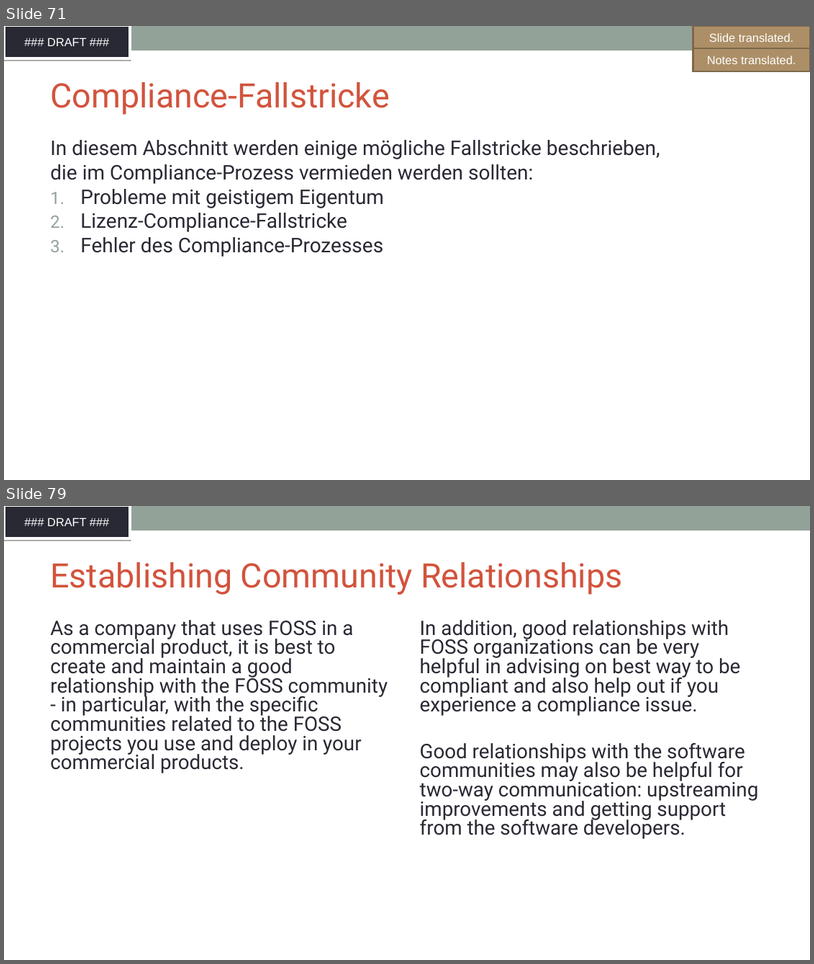
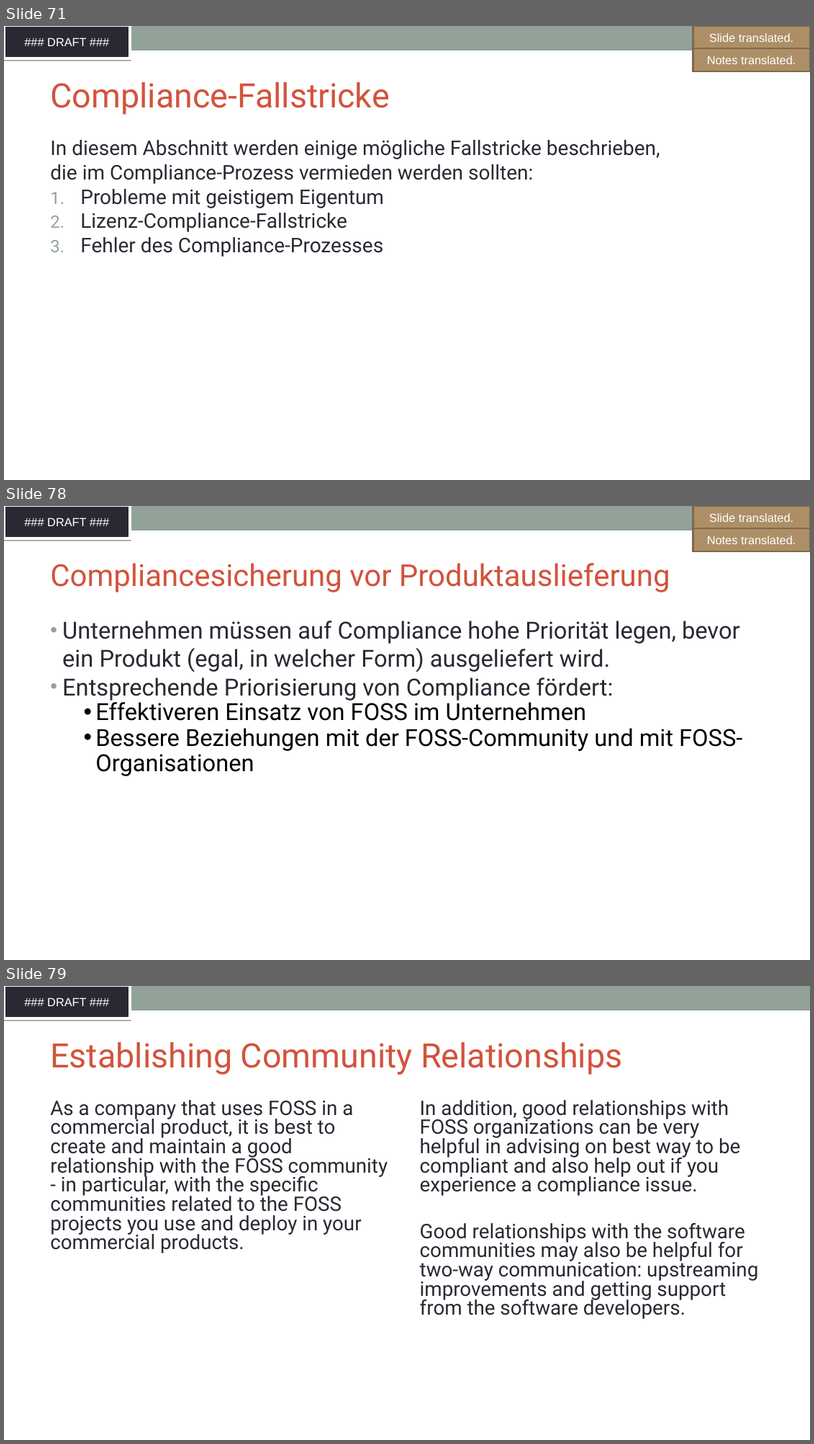
Before and after one commit to SThanheiser/curriculum, a slide deck: translation-DE/slides/DFT_openchain-curriculum-for-1-1_GER.odp. Shown one above the other, each under a label of ours: slides 71 and 79 before the commit, slides 71, 78 and 79 after it; the slides between them are not shown. The pictures are 814x964 and 814x1444 pixels, drawn with LibreOffice and Linux fonts; fonts in the diff are those of the drawing; background and template pictures are left out. Boxes give left, top, right and bottom in pixels: in the first picture for what was removed or moved away, otherwise in the second. Text is boxed around its words. In the diff, an @@ line names an element or a change of style, - is before the commit and + after.

```diff
--- a/translation-DE/slides/DFT_openchain-curriculum-for-1-1_GER.odp
+++ b/translation-DE/slides/DFT_openchain-curriculum-for-1-1_GER.odp
@@ slide 78 added at (4,506,810,960), background #FFFFFF; not listed: 2 template elements that a slide beside it also shows @@
@@ freeform shape added at (694,506,810,529), fill #AD8F67, outline #7E684A 2.01 pt, 14 pt, text #FFFFFF @@
+GFX translated.
@@ freeform shape added at (694,506,810,529), fill #AD8F67, outline #7E684A 2.01 pt, 14 pt, text #FFFFFF @@
+Slide translated.
@@ freeform shape added at (694,528,810,551), fill #AD8F67, outline #7E684A 2.01 pt, 14 pt, text #FFFFFF @@
+Notes translated.
@@ title added at (50,563,671,592), 36 pt, text #D2533C @@
+Compliancesicherung vor Produktauslieferung
@@ text added at (62,620,743,776), 28 pt, text #292934 @@
+• Unternehmen müssen auf Compliance hohe Priorität legen, bevor ein Produkt (egal, in welcher Form) ausgeliefert wird.
+• Entsprechende Priorisierung von Compliance fördert:
+  • Effektiveren Einsatz von FOSS im Unternehmen
+  • Bessere Beziehungen mit der FOSS-Community und mit FOSS-Organisationen
```
Also in this commit, not shown: 6 other slides added, 7 slides removed, 1 other file.
